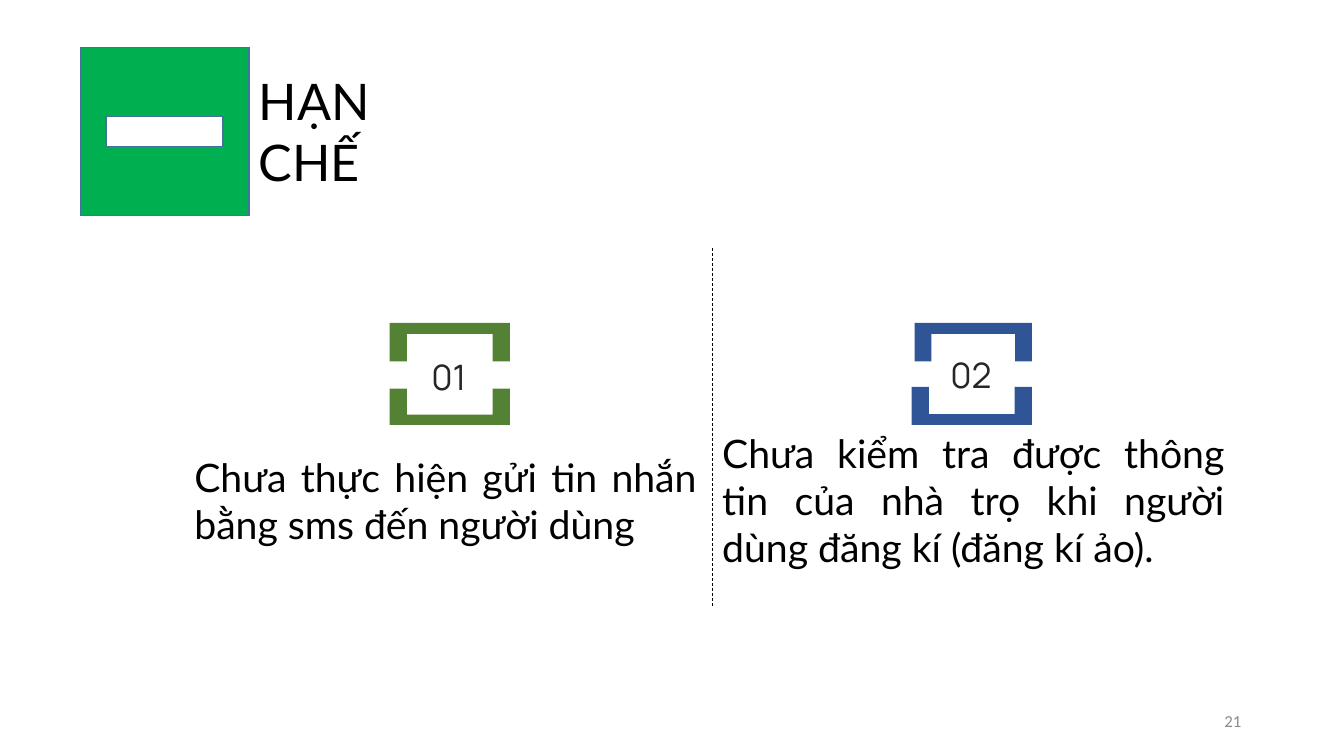
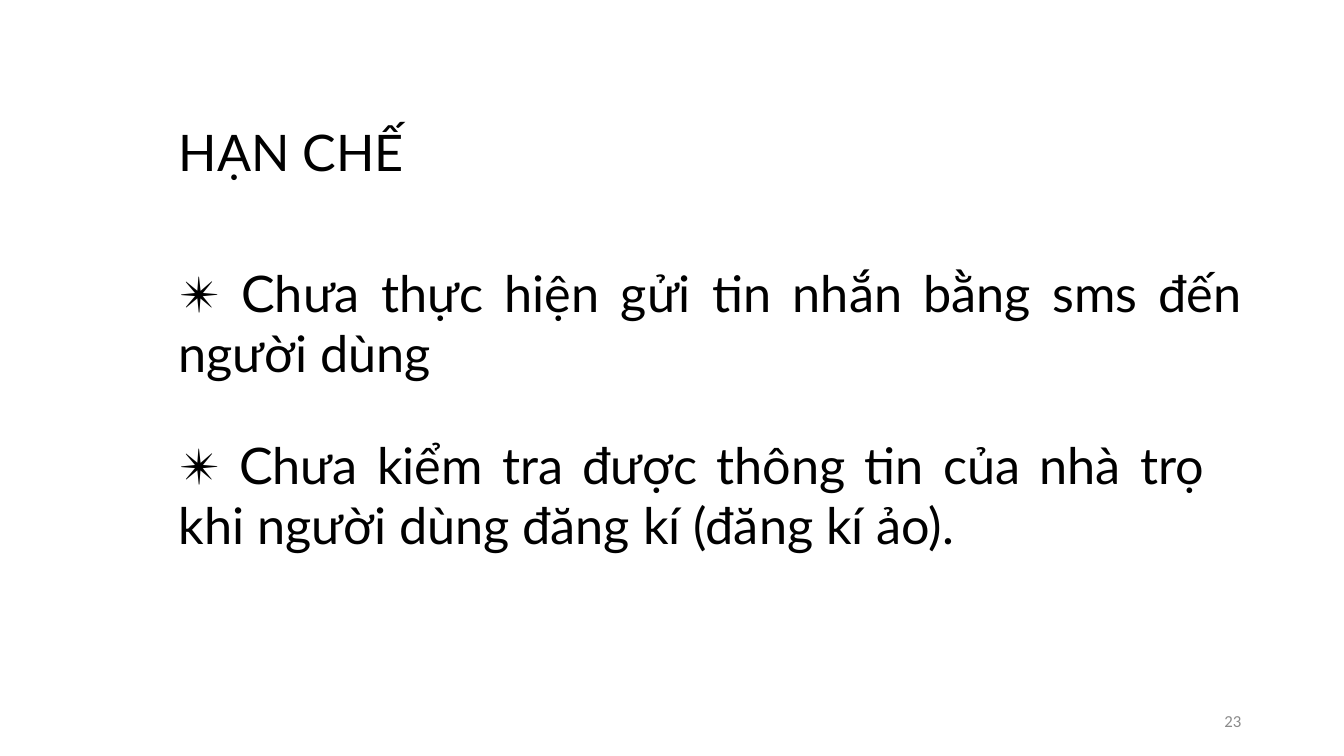
Before and after one commit to minhynguyen/luanvan, a slide deck: slide 23 of LVTN.pptx (slide 21 before the commit). Drawn at 1344x756 pixels with LibreOffice and Linux fonts; fonts in the diff are those of the drawing. Boxes give left, top, right and bottom in pixels: in the first picture for what was removed or moved away, otherwise in the second. Text is boxed around its words. In the diff, an @@ line names an element or a change of style, - is before the commit and + after.

Commit message:
dd

```diff
--- a/LVTN.pptx
+++ b/LVTN.pptx
@@ rectangle removed at (81,47,249,216) @@
@@ rectangle removed at (106,116,223,146) @@
@@ text at (179,128,404,180): text changed @@
-HẠN
-CHẾ
+HẠN CHẾ
@@ text at (179,269,1242,381): text changed; size 28 to 36 pt @@
-Chưa thực hiện gửi tin nhắn bằng sms đến người dùng
+✴ Chưa thực hiện gửi tin nhắn bằng sms đến người dùng
@@ group removed at (390,248,1032,607): 4 freeform shapes, 2 texts, 1 line @@
-01
-02
@@ text at (179,442,1204,553): text changed; size 28 to 36 pt @@
-Chưa kiểm tra được thông tin của nhà trọ khi người dùng đăng kí (đăng kí ảo).
+✴ Chưa kiểm tra được thông tin của nhà trọ khi người dùng đăng kí (đăng kí ảo).
@@ page number at (1224,716,1241,727): text changed @@
-21
+23
```
Also in this commit, not shown: 5 other slides changed, 2 slides added.
